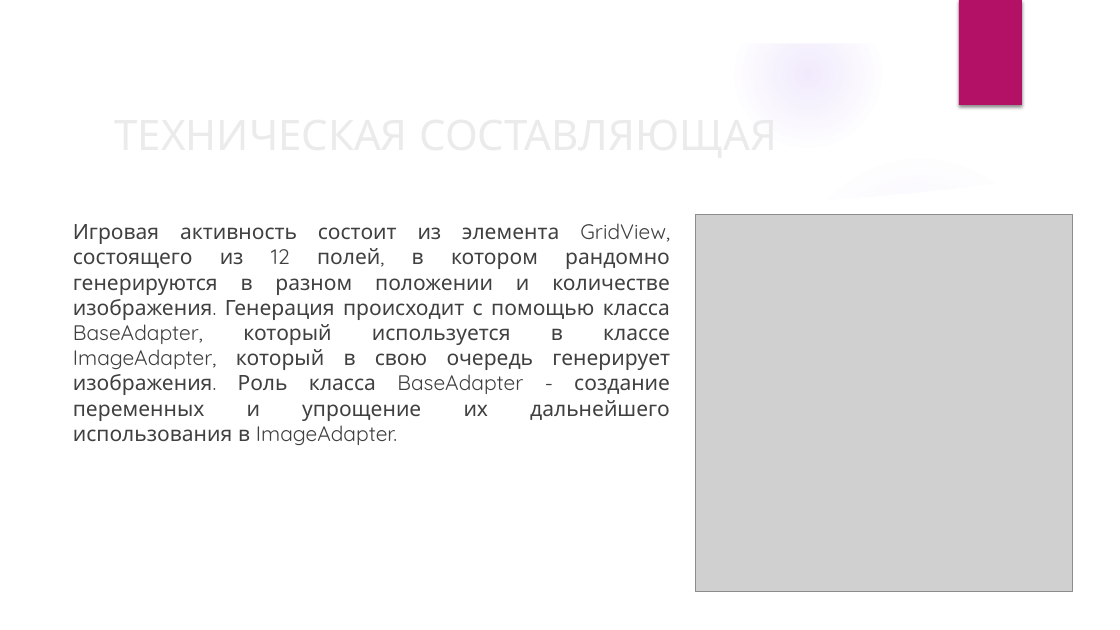
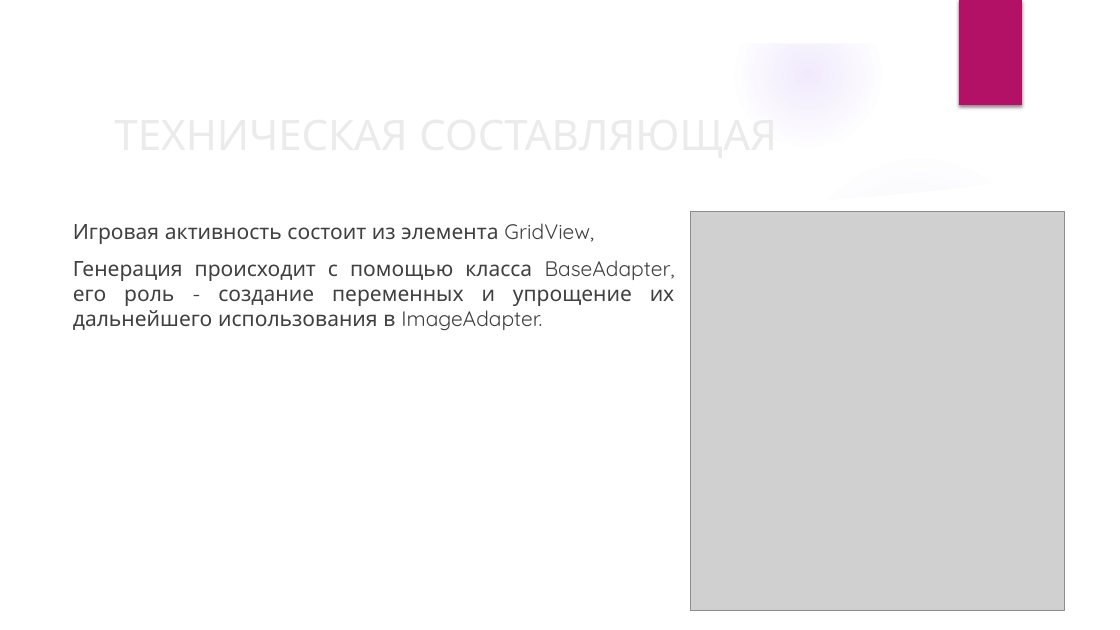
Before and after one commit to k0teykich/Project1, a slide deck: slide 5 of Тренировка счёта.pptx. Drawn at 1120x630 pixels with LibreOffice and Linux fonts; fonts in the diff are those of the drawing; grey boxes stand for pictures; background and template pictures are left out. Boxes give left, top, right and bottom in pixels: in the first picture for what was removed or moved away, otherwise in the second. Text is boxed around its words. In the diff, an @@ line names an element or a change of style, - is before the commit and + after.

```diff
--- a/Тренировка счёта.pptx
+++ b/Тренировка счёта.pptx
@@ text at (73,223,675,330): text changed @@
-Игровая активность состоит из элемента GridView, состоящего из 12 полей, в котором рандомно генерируются в разном положении и количестве изображения. Генерация происходит с помощью класса BaseAdapter, который используется в классе ImageAdapter, который в свою очередь генерирует изображения. Роль класса BaseAdapter - создание переменных и упрощение их дальнейшего использования в ImageAdapter.
+Игровая активность состоит из элемента GridView,
+Генерация происходит с помощью класса BaseAdapter, его роль - создание переменных и упрощение их дальнейшего использования в ImageAdapter.
@@ picture: place and size @@
-picture at (696,214,1073,592)
+picture at (691,212,1065,611)
```
Also in this commit, not shown: 3 other slides changed.
